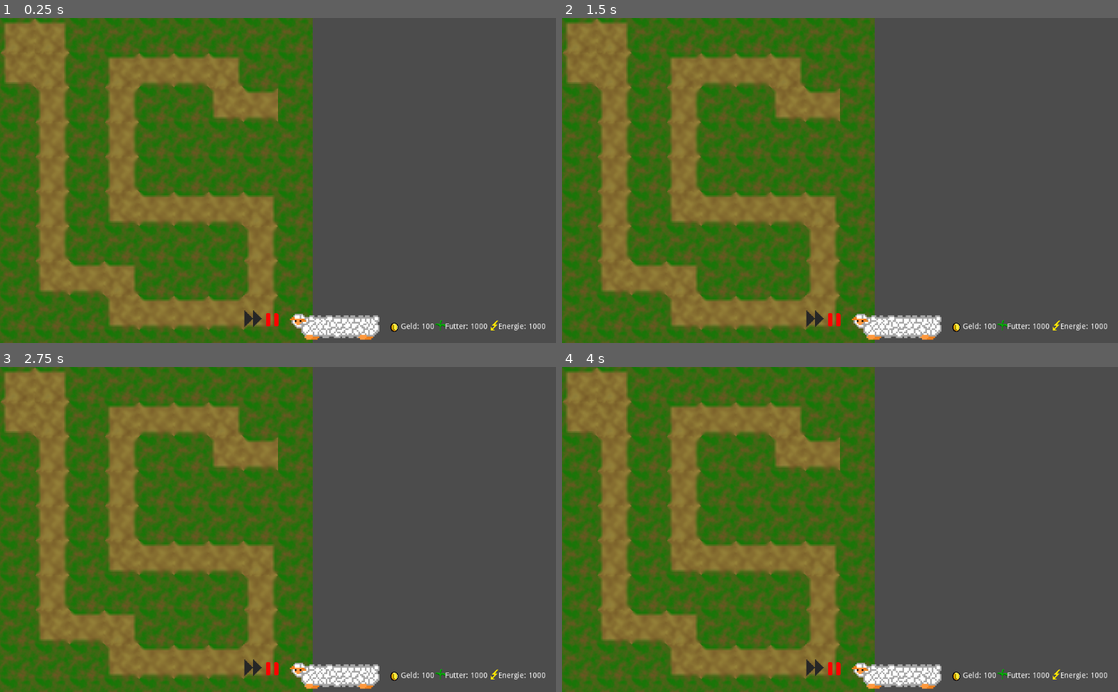
Above: before the commit, frames 1-4 (two rows, left to right).
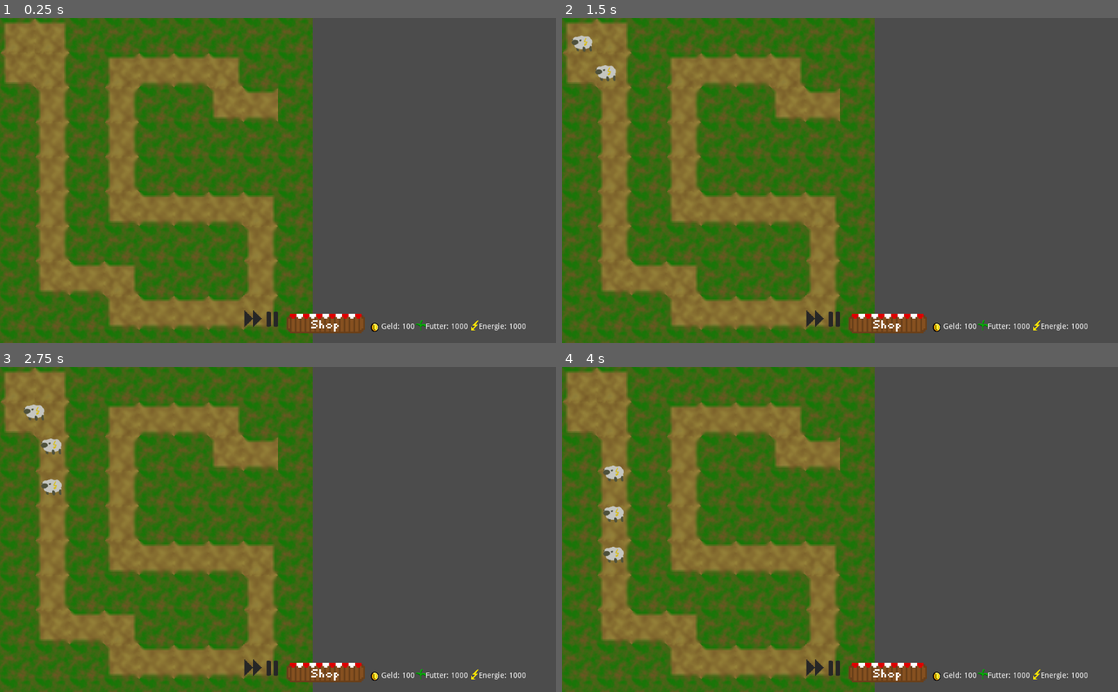
Above: after the commit, the same moments.

Repository: winnerbyhabit/bifigamejamWS19
Game: Godot game, scene res://Game.tscn
Same seed, same stepped clock (60 frames per second), same inputs: the game is played once before the commit and once after it. Sound files missing from this copy of the repository are replaced by a short silence.
Inputs (mouse positions are in pixels of both pictures, inside the frame that each line leads up to; where the layout moved, square brackets give the same spot in the first picture):
- Up to frame 1 (0.25 s): no input
- Up to frame 2 (1.5 s): click (817, 326) at 0.5 s; click (817, 326) at 1.25 s
- Up to frame 3 (2.75 s): click (255, 675) at 2 s
- Up to frame 4 (4 s): click (890, 675) [895, 675] at 2.75 s; click (901, 409) at 3.5 s

The runs differ from the first frame. In frame 1, 1.6% of the frame differs, in the area x 47-99%, y 90-100%; in frame 2, 1.9%; in frame 3, 2.0%, in the area x 4-99%, y 11-100%; in frame 4, 2.0%.

Commit message:
fast forward working

Diff:
--- a/project/GUI.gd
+++ b/project/GUI.gd
@@ -1,7 +1,7 @@
 extends Control
 
 signal add_tower
-
+signal next_wave
 # Called when the node enters the scene tree for the first time.
 func _ready():
 	pass # Replace with function body.
@@ -24,3 +24,7 @@
 
 func toggle_pause():
 	get_tree().paused = not get_tree().paused
+
+
+func _on_FastForward_pressed():
+	emit_signal("next_wave")
--- a/project/GUI.tscn
+++ b/project/GUI.tscn
@@ -1,12 +1,13 @@
-[gd_scene load_steps=8 format=2]
+[gd_scene load_steps=9 format=2]
 
 [ext_resource path="res://GUI.gd" type="Script" id=1]
 [ext_resource path="res://assets/Fast_Forward2.png" type="Texture" id=2]
-[ext_resource path="res://assets/pause_button.png" type="Texture" id=3]
+[ext_resource path="res://assets/Pause.png" type="Texture" id=3]
 [ext_resource path="res://Shopmenu/Shopping.tscn" type="PackedScene" id=4]
-[ext_resource path="res://assets/CoinMini.png" type="Texture" id=5]
-[ext_resource path="res://assets/Futter.png" type="Texture" id=6]
-[ext_resource path="res://assets/Energy.png" type="Texture" id=7]
+[ext_resource path="res://assets/Shop_button.png" type="Texture" id=5]
+[ext_resource path="res://assets/CoinMini.png" type="Texture" id=6]
+[ext_resource path="res://assets/Futter.png" type="Texture" id=7]
+[ext_resource path="res://assets/Energy.png" type="Texture" id=8]
 
 [node name="GUI" type="Control"]
 anchor_left = 1.0
@@ -43,13 +44,14 @@
 editor/display_folded = true
 margin_left = 72.0
 margin_top = 0.0
-margin_right = 264.0
+margin_right = 228.0
 margin_bottom = 60.0
+texture_normal = ExtResource( 5 )
 
 [node name="Geld" type="HBoxContainer" parent="HBoxContainer"]
 editor/display_folded = true
-margin_left = 268.0
-margin_right = 358.0
+margin_left = 232.0
+margin_right = 322.0
 margin_bottom = 60.0
 
 [node name="Label" type="Label" parent="HBoxContainer/Geld"]
@@ -72,8 +74,8 @@
 
 [node name="Futter" type="HBoxContainer" parent="HBoxContainer"]
 editor/display_folded = true
-margin_left = 362.0
-margin_right = 456.0
+margin_left = 326.0
+margin_right = 420.0
 margin_bottom = 60.0
 
 [node name="Label" type="Label" parent="HBoxContainer/Futter"]
@@ -99,8 +101,8 @@
 
 [node name="Energie" type="HBoxContainer" parent="HBoxContainer"]
 editor/display_folded = true
-margin_left = 460.0
-margin_right = 563.0
+margin_left = 424.0
+margin_right = 527.0
 margin_bottom = 60.0
 
 [node name="Label" type="Label" parent="HBoxContainer/Energie"]
@@ -122,5 +124,6 @@
 margin_right = 103.0
 margin_bottom = 37.0
 text = "1000"
+[connection signal="pressed" from="HBoxContainer/FastForward" to="." method="_on_FastForward_pressed"]
 [connection signal="pressed" from="HBoxContainer/Pause" to="." method="toggle_pause"]
 [connection signal="add_tower" from="HBoxContainer/Shopping" to="." method="_on_Shopping_add_tower"]
--- a/project/Game.tscn
+++ b/project/Game.tscn
@@ -19,3 +19,4 @@
 margin_bottom = 600.0
 [connection signal="recieve_coins" from="TDGame" to="." method="update_geld"]
 [connection signal="add_tower" from="GUI" to="TDGame" method="activate_tower_placement"]
+[connection signal="next_wave" from="GUI" to="TDGame" method="next_wave"]
--- a/project/TDGame/TDGame.gd
+++ b/project/TDGame/TDGame.gd
@@ -91,11 +91,13 @@
 	var children = self.get_children()
 	for c in children:
 		if c.is_in_group("tower"):
-			print(c.position,position* Vector2(gridsize,gridsize))
 			if c.position == position * Vector2(gridsize,gridsize) + Vector2(gridsize/2,gridsize/2):
 				return false
 
 	return true
 
+func next_wave():
+	threshold = 0
+
 func on_goat_kill():
 	emit_signal("recieve_coins",goat_kill_coins)
Not shown: 3 places in project/GUI.tscn that only renumber resources
Not shown, added: project/assets/Pause.png.import
